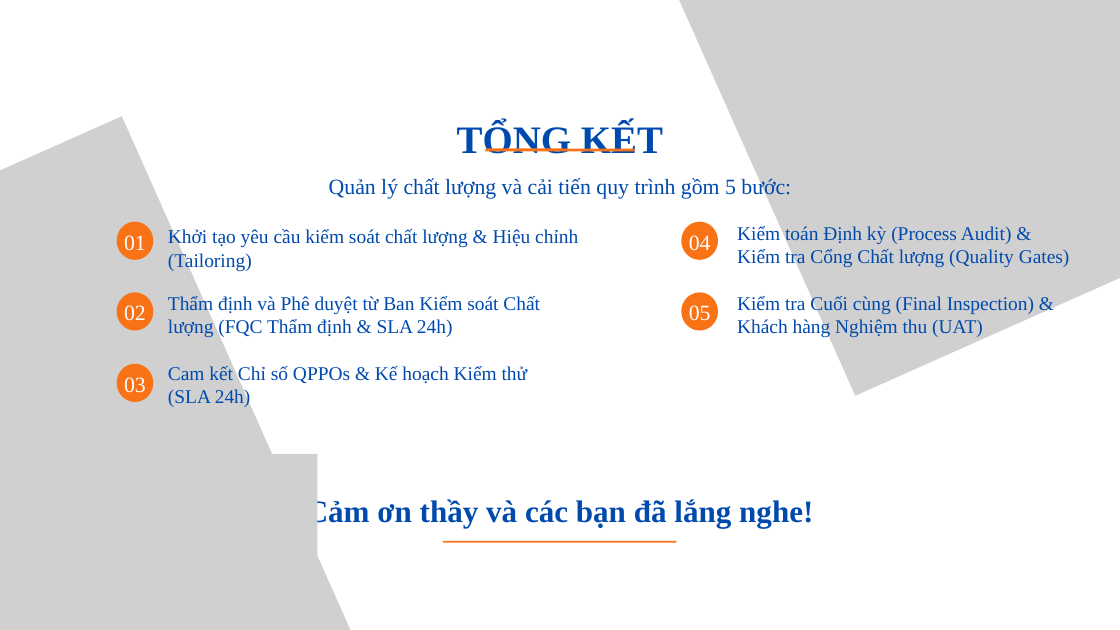
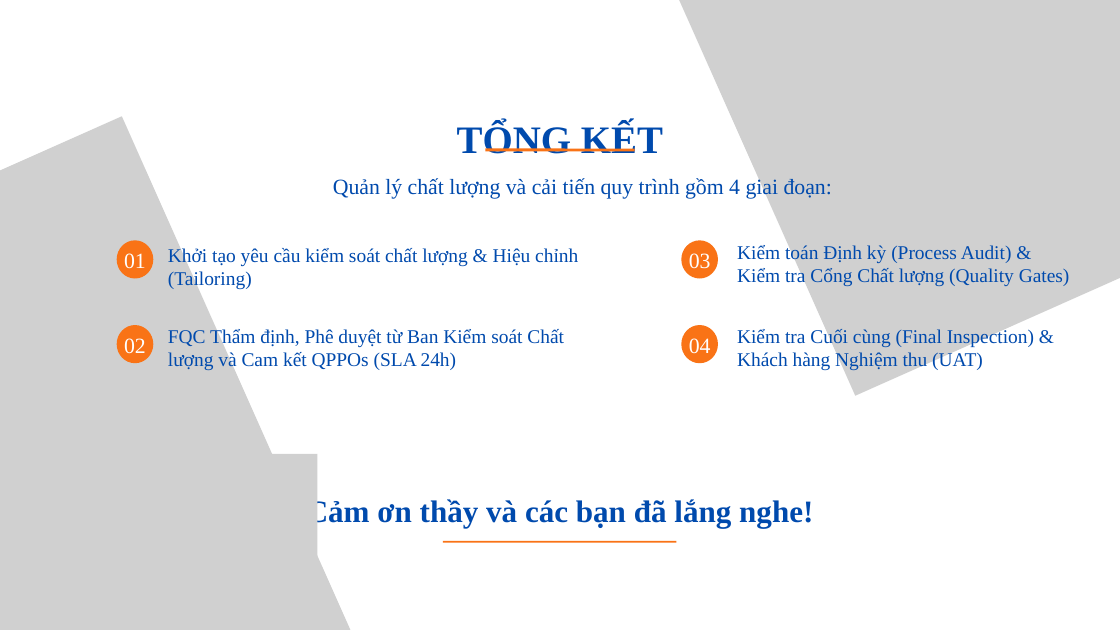
Before and after one commit to DannyHieu/business-process-management, a slide deck: slide 36 of ly-kien-duc/25410189_QT03 - Quản Lý Chất Lượng Và Cải Tiến Quy Trình.pptx (slide 30 before the commit). Drawn at 1120x630 pixels with LibreOffice and Linux fonts; fonts in the diff are those of the drawing; grey boxes stand for pictures. Boxes give left, top, right and bottom in pixels: in the first picture for what was removed or moved away, otherwise in the second. Text is boxed around its words. In the diff, an @@ line names an element or a change of style, - is before the commit and + after.

Commit message:
Completed slide of process 03

```diff
--- a/ly-kien-duc/25410189_QT03 - Quản Lý Chất Lượng Và Cải Tiến Quy Trình.pptx
+++ b/ly-kien-duc/25410189_QT03 - Quản Lý Chất Lượng Và Cải Tiến Quy Trình.pptx
@@ text at bbox=[333, 177, 832, 199]: text changed @@
-Quản lý chất lượng và cải tiến quy trình gồm 5 bước:
+Quản lý chất lượng và cải tiến quy trình gồm 4 giai đoạn:
@@ text "03": place and size @@
-text "03" at bbox=[124, 377, 146, 393]
+text "03" at bbox=[689, 253, 711, 269]
@@ 3 texts, 2 freeform shapes: place and size @@
-3 texts, 2 freeform shapes at bbox=[116, 222, 1070, 272]
+3 texts, 2 freeform shapes at bbox=[116, 240, 1070, 290]
@@ text "02": place and size @@
-text "02" at bbox=[124, 305, 146, 321]
+text "02" at bbox=[124, 338, 146, 354]
@@ text at bbox=[168, 329, 564, 371]: text changed @@
-Thẩm định và Phê duyệt từ Ban Kiểm soát Chất lượng (FQC Thẩm định & SLA 24h)
+FQC Thẩm định, Phê duyệt từ Ban Kiểm soát Chất lượng và Cam kết QPPOs (SLA 24h)
@@ 2 freeform shapes, 1 text: place and size @@
-2 freeform shapes, 1 text at bbox=[116, 292, 1034, 339]
+2 freeform shapes, 1 text at bbox=[116, 325, 1034, 371]
@@ text "04": place and size @@
-text "04" at bbox=[689, 235, 711, 251]
+text "04" at bbox=[689, 338, 711, 354]
@@ text removed at bbox=[689, 305, 711, 321] @@
-05
@@ freeform shape removed at bbox=[116, 364, 153, 402] @@
@@ text removed at bbox=[168, 366, 528, 407] @@
-Cam kết Chỉ số QPPOs & Kế hoạch Kiểm thử (SLA 24h)
```
Also in this commit, not shown: 13 other slides changed, 6 slides added, 4 other files.
